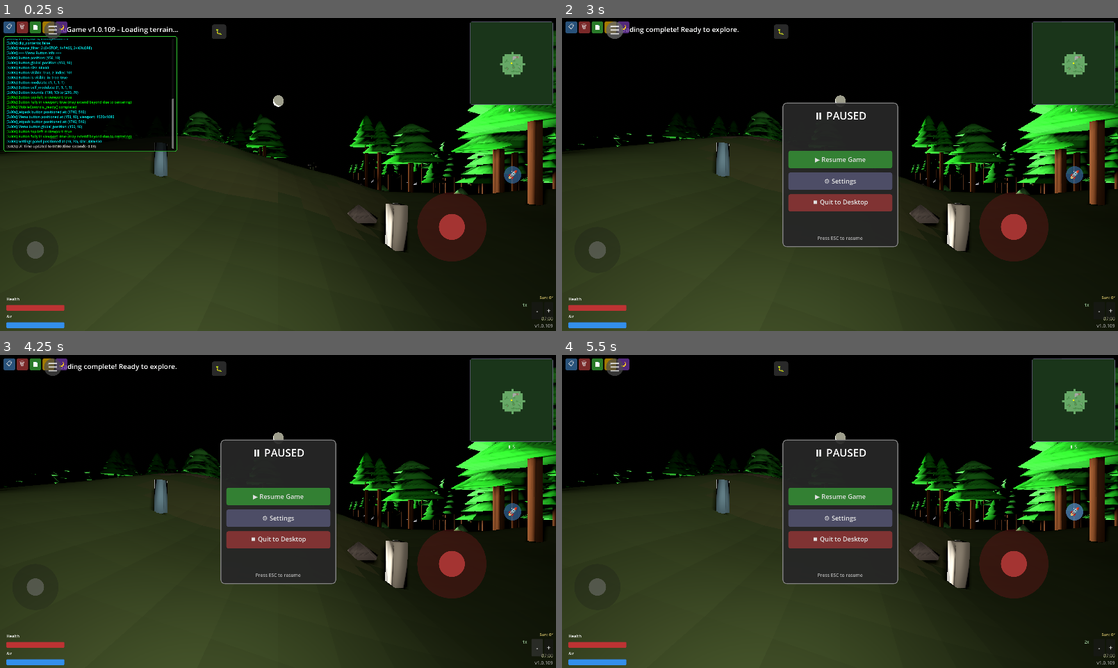
Above: before the commit, frames 1-4 (two rows, left to right).
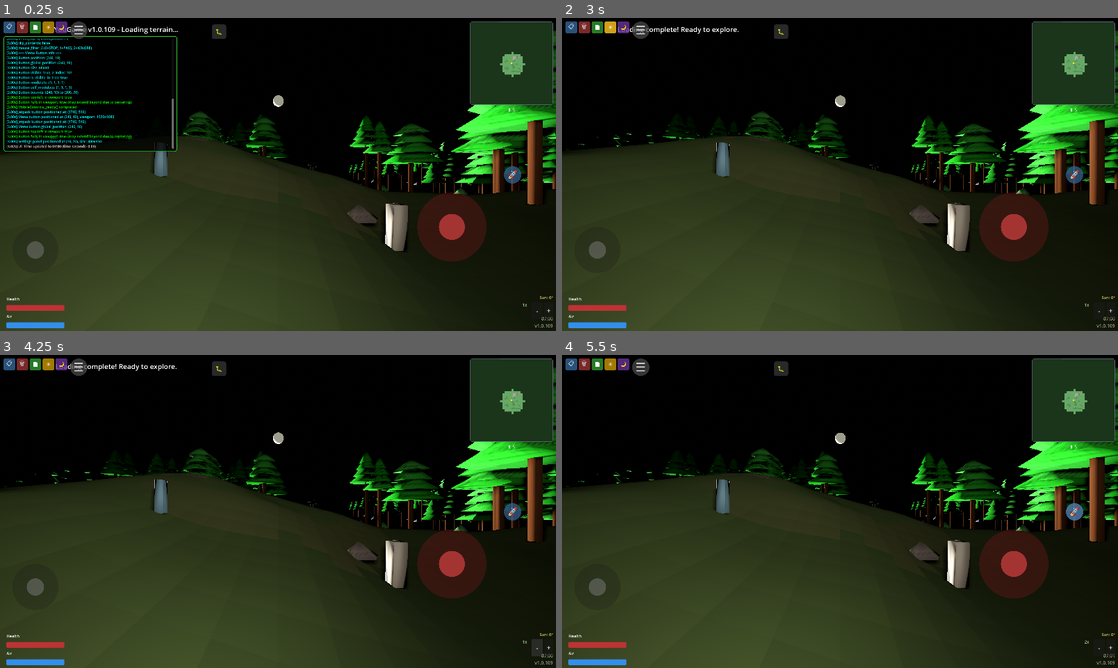
Above: after the commit, the same moments.

Repository: felix-dieterle/YouGame_godot4_public
Game: Godot game, scene res://scenes/main.tscn
Two runs of this game, one before a commit and one after it. Both use one fixed random seed, a clock stepped at 60 frames per second and the inputs below.
Inputs:
- Up to frame 1 (0.25 s): no input
- Up to frame 2 (3 s): click "📋" at 0.5 s; click "🗑" at 1.25 s; click "📄" at 2 s; click "☀" at 2.75 s
- Up to frame 3 (4.25 s): click "-" at 3.5 s
- Up to frame 4 (5.5 s): click "+" at 4.25 s; click "🚀" at 5 s

The runs differ from the first frame. In frame 1, 0.3% of the frame differs, in the area x 7-16%, y 1-36%; in frame 2, 7.0%, in the area x 7-61%, y 1-74%; in frame 3, 7.0%; in frame 4, 7.0%.

Commit message:
Fix menu button overlap with debug overlay buttons
Co-authored-by: felix-dieterle <1490062+felix-dieterle@users.noreply.github.com>

Diff:
--- a/scripts/mobile_controls.gd
+++ b/scripts/mobile_controls.gd
@@ -659,9 +659,9 @@
 
     # Position button in top-left corner, next to debug buttons
     # Place it to the right of the debug overlay buttons (which are at the very left)
-    # Debug buttons: 3 buttons of 40px each with 5px spacing = 10 (margin) + 40 + 5 + 40 + 5 + 40 = 140px
+    # Debug buttons: 5 buttons of 40px each with 5px spacing = 10 (margin) + 40 + 5 + 40 + 5 + 40 + 5 + 40 + 5 + 40 = 230px
     var viewport_size = get_viewport_rect().size
-    var button_x = 150.0  # Position to the right of debug buttons (10 + 40 + 5 + 40 + 5 + 40 = 140px, plus 10px spacing)
+    var button_x = 240.0  # Position to the right of debug buttons (10 + 40 + 5 + 40 + 5 + 40 + 5 + 40 + 5 + 40 = 230px, plus 10px spacing)
     var button_y = 10.0   # Small margin from top
     menu_button.position = Vector2(button_x, button_y)
 
